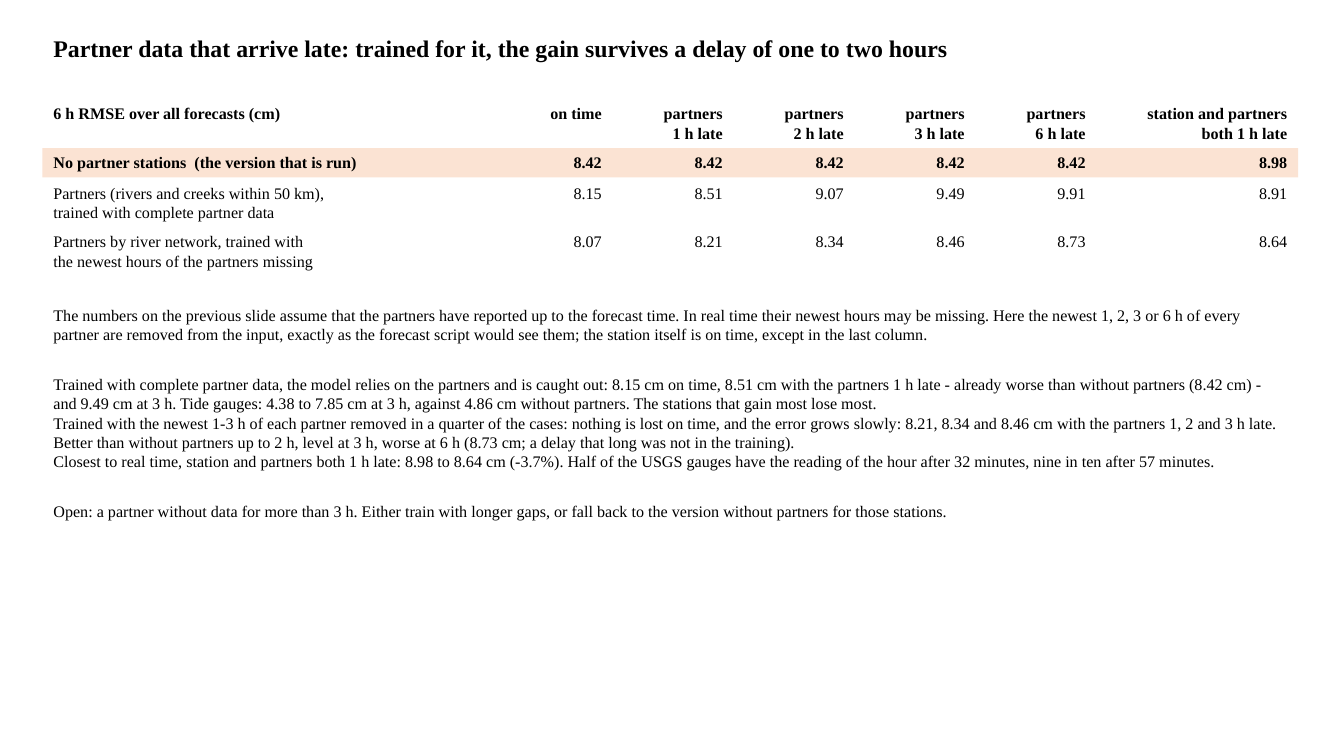
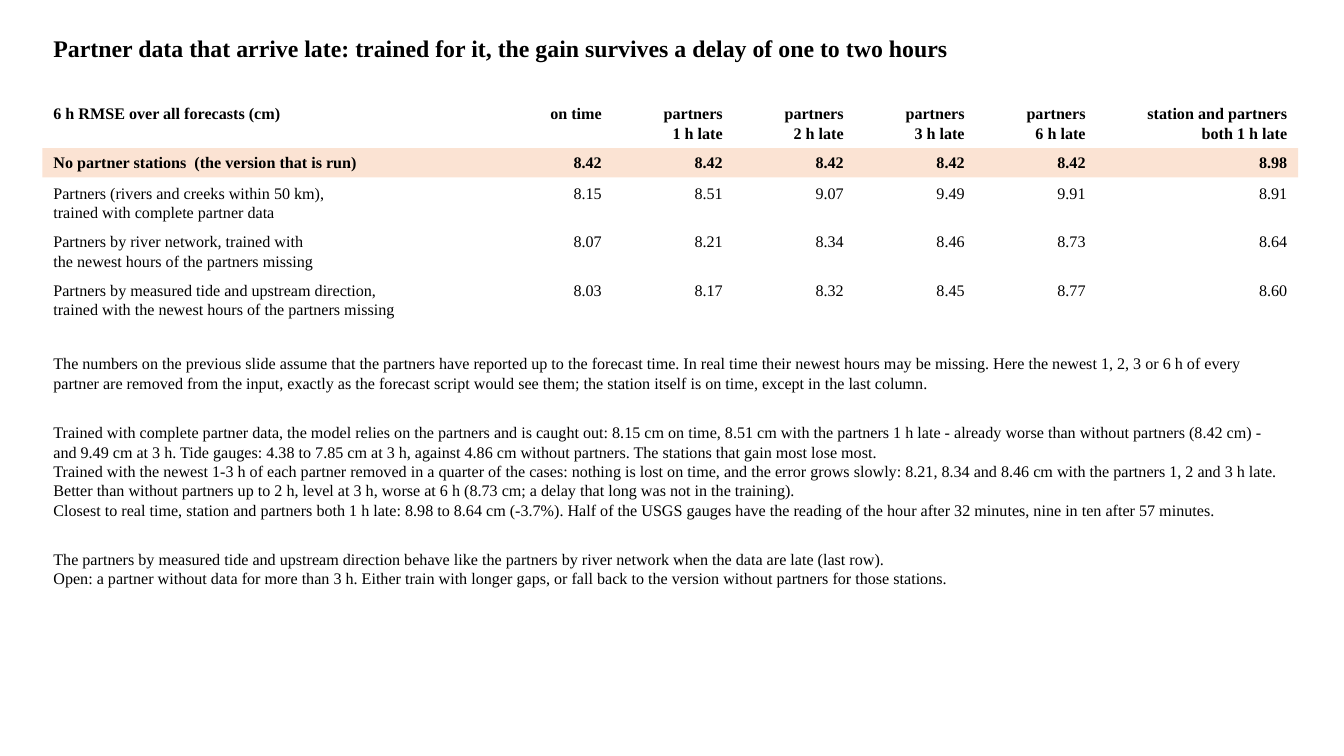
Before and after one commit to LaurenW1997/subdomainLSTM, a slide deck: slide 22 of deliverables/17_versions/version_comparison.pptx. Drawn at 1344x756 pixels with LibreOffice and Linux fonts; fonts in the diff are those of the drawing. Boxes give left, top, right and bottom in pixels: in the first picture for what was removed or moved away, otherwise in the second. Text is boxed around its words. In the diff, an @@ line names an element or a change of style, - is before the commit and + after.

```diff
--- a/deliverables/17_versions/version_comparison.pptx
+++ b/deliverables/17_versions/version_comparison.pptx
@@ text added at bbox=[53, 284, 394, 319], 11.5 pt, text #000000 @@
+Partners by measured tide and upstream direction,
+trained with the newest hours of the partners missing
@@ text added at bbox=[574, 285, 602, 297], 11.5 pt, text #000000 @@
+8.03
@@ text added at bbox=[695, 285, 723, 297], 11.5 pt, text #000000 @@
+8.17
@@ text added at bbox=[816, 285, 844, 297], 11.5 pt, text #000000 @@
+8.32
@@ text added at bbox=[936, 285, 964, 297], 11.5 pt, text #000000 @@
+8.45
@@ text added at bbox=[1057, 285, 1085, 296], 11.5 pt, text #000000 @@
+8.77
@@ text added at bbox=[1259, 285, 1287, 296], 11.5 pt, text #000000 @@
+8.60
@@ text "The numbers on the previous ...": place and size @@
-text "The numbers on the previous ..." at bbox=[53, 309, 1276, 521]
+text "The numbers on the previous ..." at bbox=[53, 357, 1276, 588]
@@ text at bbox=[53, 553, 883, 569]: paragraph added @@
+The partners by measured tide and upstream direction behave like the partners by river network when the data are late (last row).
```
Also in this commit, not shown: 2 other slides changed, 1 other file.
